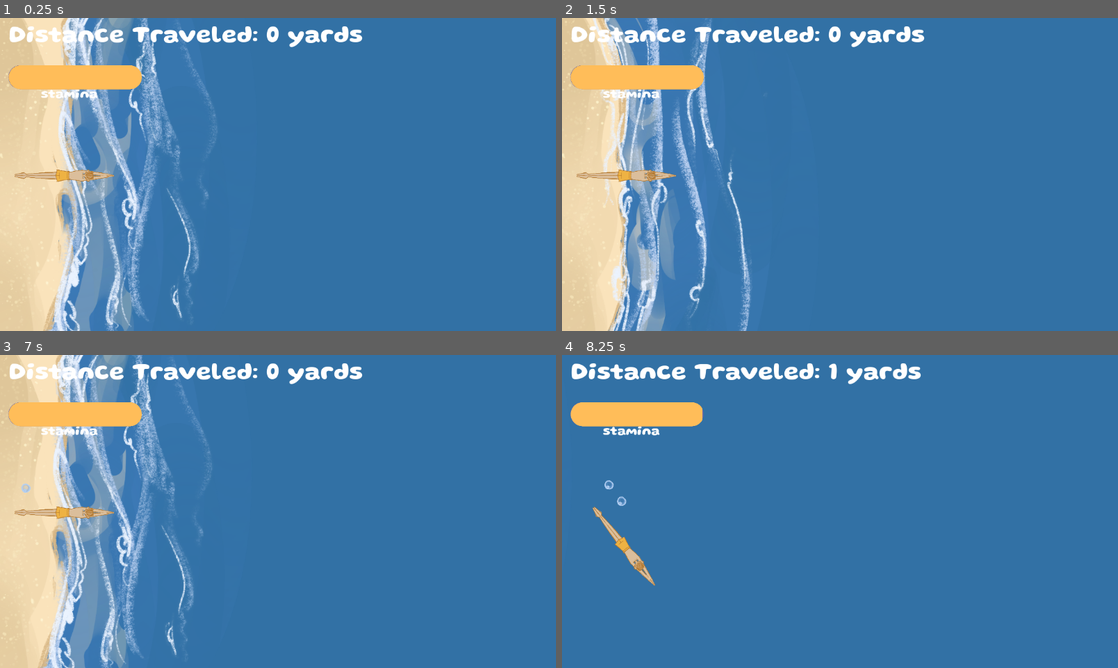
Above: before the commit, frames 1-4 (two rows, left to right).
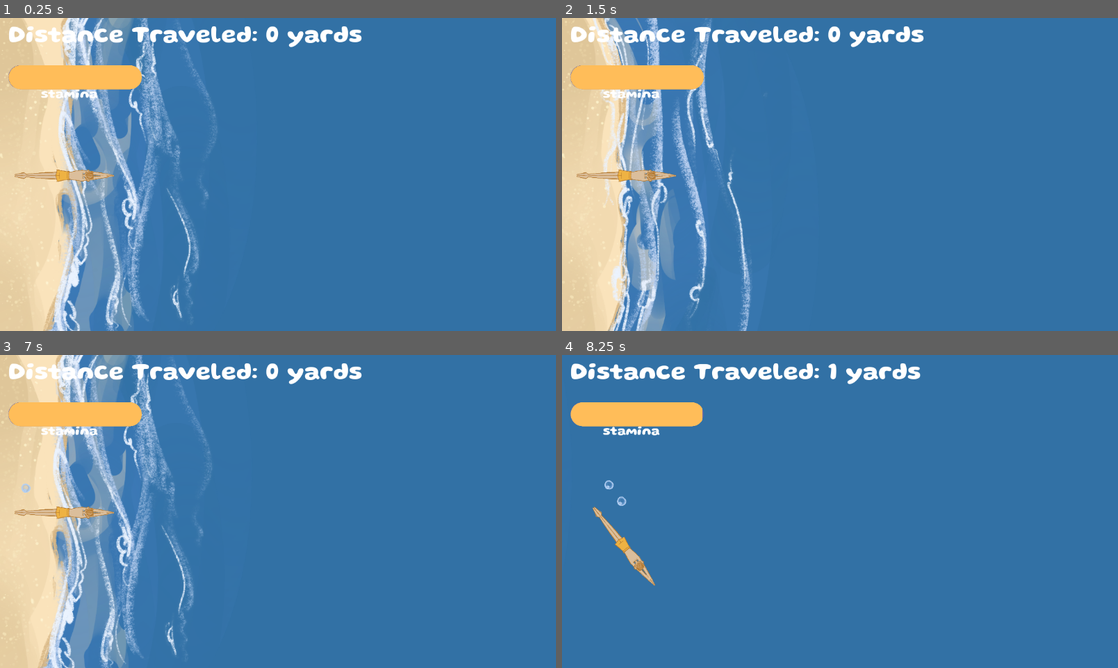
Above: after the commit, the same moments.

Repository: sophieTheProgrammer/microjam-island-61
Game: Godot game, scene res://scenes/game.tscn
The game is run twice, just before and just after one commit, with the same random seed, the same clock (stepped at 60 frames per second) and the same inputs. Sound files missing from this copy of the repository are replaced by a short silence.
Inputs (mouse positions are in pixels of both pictures, inside the frame that each line leads up to):
- Up to frame 1 (0.25 s): no input
- Up to frame 2 (1.5 s): tap Enter (ui_accept) at 0.5, 0.77 s; move the mouse to (962, 158) at 0.52 s; click (962, 158) at 0.6 s; move the mouse to (728, 190) at 1.27 s; hold Down (down) from 1.28 s (still down); click (728, 190) at 1.35 s
- Up to frame 3 (7 s): tap Enter (ui_accept) at 1.52, 3.02, 3.5, 3.77, 4.52, 6.02, 6.77 s; move the mouse to (333, 442) at 2.02 s; release Down (down) at 2.03 s; click (333, 442) at 2.1 s; move the mouse to (250, 574) at 2.77 s; click (250, 574) at 2.85 s; move the mouse to (444, 558) at 3.52 s; hold Down (down) 3.53-5.78 s; click (444, 558) at 3.6 s; move the mouse to (111, 464) at 4.27 s; click (111, 464) at 4.35 s; move the mouse to (305, 511) at 5.02 s; click (305, 511) at 5.1 s; move the mouse to (194, 433) at 5.77 s; click (194, 433) at 5.85 s; tap Space (restart game) at 6.5 s; move the mouse to (400, 495) at 6.52 s; click (400, 495) at 6.6 s
- Up to frame 4 (8.25 s): move the mouse to (728, 527) at 7.27 s; click (728, 527) at 7.35 s; tap Enter (ui_accept) at 7.52 s; move the mouse to (895, 442) at 8.02 s; hold Down (down) from 8.03 s (still down); click (895, 442) at 8.1 s

The runs differ from the first frame. In frame 1, 0.5% of the frame differs, in the area x 1-66%, y 2-10%; in frame 2, 0.5%; in frame 3, 0.5%; in frame 4, 0.5%, in the area x 1-65%, y 2-10%.

Commit message:
small ui fix

Diff:
--- a/scenes/ui.tscn
+++ b/scenes/ui.tscn
@@ -26,13 +26,15 @@
 text = "stamina"
 
 [node name="Distance" type="RichTextLabel" parent="." unique_id=679238702]
-offset_left = 18.0
+custom_minimum_size = Vector2(1000, 0)
+offset_left = 17.0
 offset_top = 16.0
-offset_right = 809.0
+offset_right = 808.0
 offset_bottom = 61.0
 size_flags_horizontal = 0
 size_flags_vertical = 8
 text = "Distance Traveled: "
+fit_content = true
 
 [node name="Control" type="Control" parent="." unique_id=1458706152]
 layout_mode = 3
